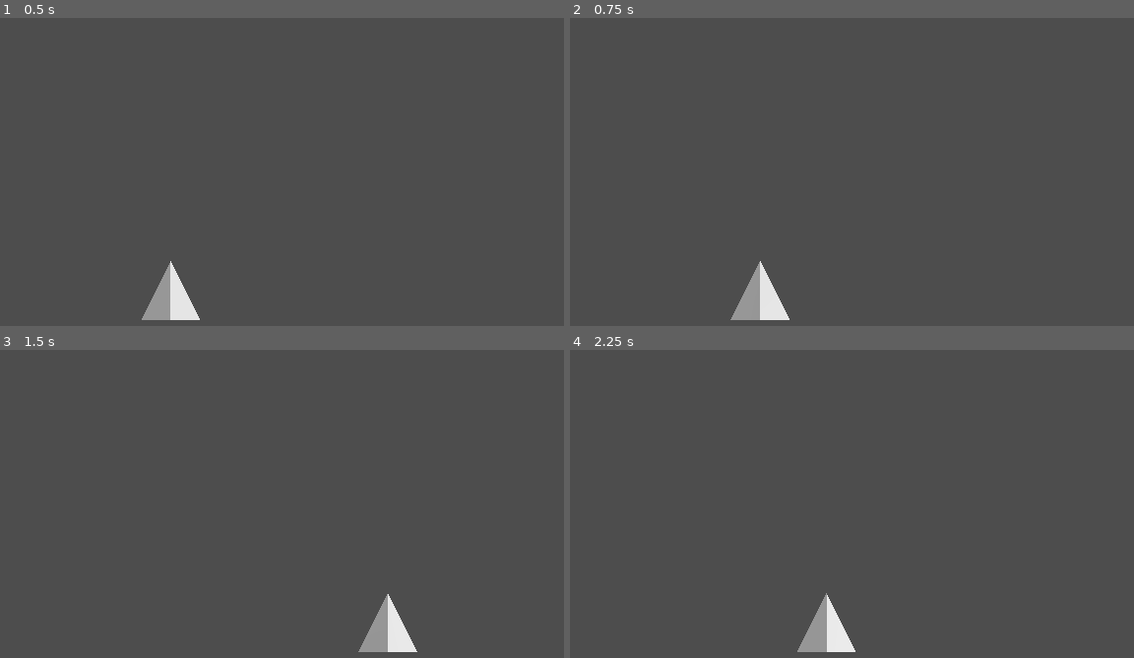
Above: before the commit, frames 1-4 (two rows, left to right).
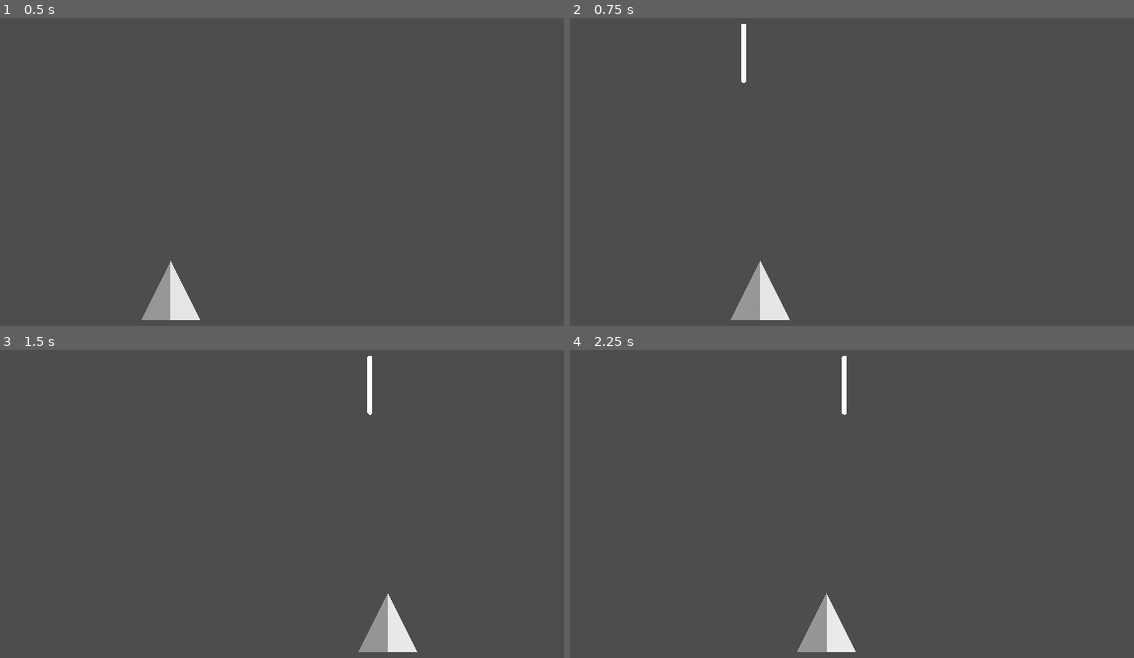
Above: after the commit, the same moments.

Repository: rsrasmu2/godot_test
Game: Godot game, scene res://scenes/main.tscn
Same seed, same stepped clock (60 frames per second), same inputs: the game is played once before the commit and once after it.
Inputs:
- Up to frame 1 (0.5 s): no input
- Up to frame 2 (0.75 s): tap Enter at 0.5 s; hold D (Right) from 0.53 s (still down); tap Space (Fire) at 0.6 s
- Up to frame 3 (1.5 s): release D (Right) at 1.28 s; hold A (Left) from 1.28 s (still down); tap Space (Fire) at 1.35 s
- Up to frame 4 (2.25 s): release A (Left) at 2.03 s; hold D (Right) from 2.03 s (still down); tap Space (Fire) at 2.1 s

Frame 1 is identical in both runs. In frame 2, 0.2% of the frame differs, in the area x 30-32%, y 1-22%; in frame 3, 0.2%; in frame 4, 0.2%.

Commit message:
Add bullets and begin making enemies

Diff:
--- a/project.godot
+++ b/project.godot
@@ -33,6 +33,12 @@
 ]
 }
 
+[layer_names]
+
+3d_physics/layer_1="Player"
+3d_physics/layer_2="Enemy"
+3d_physics/layer_3="Bullet"
+
 [physics]
 
 3d/physics_engine="Jolt Physics"
--- /dev/null
+++ b/scenes/background.tscn
@@ -0,0 +1,3 @@
+[gd_scene format=3 uid="uid://7f60y45gnsj2"]
+
+[node name="Background" type="Node3D"]
--- a/scenes/bullet.tscn
+++ b/scenes/bullet.tscn
@@ -1,15 +1,30 @@
-[gd_scene load_steps=3 format=3 uid="uid://c72qs1vcpdood"]
+[gd_scene load_steps=6 format=3 uid="uid://c72qs1vcpdood"]
 
+[ext_resource type="Script" uid="uid://c7r2gxjtaxq6h" path="res://scripts/bullet.gd" id="1_l5glv"]
 [ext_resource type="Script" uid="uid://di6uxq7ekkk2q" path="res://scripts/collision_damage.gd" id="1_mkf8s"]
+[ext_resource type="PackedScene" uid="uid://v7hreylvd83n" path="res://assets/sm_bullet.glb" id="1_y25gk"]
+[ext_resource type="Script" uid="uid://dr8t1nt8f852w" path="res://scripts/static_velocity.gd" id="4_eoqba"]
 
 [sub_resource type="BoxShape3D" id="BoxShape3D_y25gk"]
+size = Vector3(0.245, 2.03, 0.22)
 
 [node name="Bullet" type="Area3D"]
+collision_layer = 4
+collision_mask = 2
+script = ExtResource("1_l5glv")
 
 [node name="CollisionShape3D" type="CollisionShape3D" parent="."]
+transform = Transform3D(1, 0, 0, 0, 1, 0, 0, 0, 1, 0, 1.00694, 0)
 shape = SubResource("BoxShape3D_y25gk")
+
+[node name="sm_bullet2" parent="." instance=ExtResource("1_y25gk")]
+transform = Transform3D(1, 0, 0, 0, 1, 0, 0, 0, 1, 0, 1.00694, 0)
 
 [node name="CollisionDamage" type="Node" parent="."]
 script = ExtResource("1_mkf8s")
 
+[node name="StaticVelocity" type="Node" parent="." node_paths=PackedStringArray("to_move")]
+script = ExtResource("4_eoqba")
+to_move = NodePath("..")
+
 [connection signal="area_entered" from="." to="CollisionDamage" method="_on_bullet_area_entered"]
--- a/scenes/main.tscn
+++ b/scenes/main.tscn
@@ -1,6 +1,7 @@
-[gd_scene load_steps=2 format=3 uid="uid://c0q5xdhsa3hbd"]
+[gd_scene load_steps=3 format=3 uid="uid://c0q5xdhsa3hbd"]
 
 [ext_resource type="PackedScene" uid="uid://obfovxxh7km8" path="res://scenes/player.tscn" id="1_o5qli"]
+[ext_resource type="PackedScene" uid="uid://7f60y45gnsj2" path="res://scenes/background.tscn" id="2_0wfyh"]
 
 [node name="Main" type="Node"]
 
@@ -14,3 +15,7 @@
 
 [node name="DirectionalLight3D" type="DirectionalLight3D" parent="."]
 transform = Transform3D(0.894942, 0, 0.446182, -0.18624, 0.90872, 0.373555, -0.405455, -0.417407, 0.813252, 3.40398, 2.32426, 8.95281)
+
+[node name="Bullets" type="Node3D" parent="." groups=["Bullets"]]
+
+[node name="Background" parent="." instance=ExtResource("2_0wfyh")]
--- a/scenes/player.tscn
+++ b/scenes/player.tscn
@@ -1,17 +1,16 @@
-[gd_scene load_steps=9 format=3 uid="uid://obfovxxh7km8"]
+[gd_scene load_steps=7 format=3 uid="uid://obfovxxh7km8"]
 
-[ext_resource type="Script" uid="uid://cal1fwpt850k4" path="res://scripts/health.gd" id="1_3vyb7"]
 [ext_resource type="PackedScene" uid="uid://bb3ne3uwarxpj" path="res://assets/sm_player.glb" id="1_dqkch"]
 [ext_resource type="Script" uid="uid://dhdykqipogr47" path="res://scripts/player.gd" id="1_tuyoq"]
 [ext_resource type="Script" uid="uid://ccymnncvnx5j8" path="res://scripts/movement.gd" id="2_g2els"]
 [ext_resource type="Script" uid="uid://6n2cq4e60efr" path="res://scripts/player_controls.gd" id="3_qhqgy"]
-[ext_resource type="Script" uid="uid://caghjiy0fwx1f" path="res://scripts/shoot.gd" id="5_qlg0r"]
-[ext_resource type="PackedScene" uid="uid://c72qs1vcpdood" path="res://scenes/bullet.tscn" id="7_fjrip"]
+[ext_resource type="PackedScene" uid="uid://cyt2wmh8nrgap" path="res://scenes/shoot.tscn" id="5_qlg0r"]
 
 [sub_resource type="BoxShape3D" id="BoxShape3D_g2els"]
 size = Vector3(1, 1.505, 1.375)
 
 [node name="Player" type="Area3D"]
+collision_mask = 0
 script = ExtResource("1_tuyoq")
 
 [node name="CollisionShape3D" type="CollisionShape3D" parent="."]
@@ -20,17 +19,17 @@
 
 [node name="sm_player" parent="." instance=ExtResource("1_dqkch")]
 
-[node name="Health" type="Node" parent="."]
-script = ExtResource("1_3vyb7")
-
 [node name="Movement" type="Node" parent="." node_paths=PackedStringArray("to_move")]
 script = ExtResource("2_g2els")
 to_move = NodePath("..")
 
-[node name="PlayerControls" type="Node" parent="." node_paths=PackedStringArray("movement")]
+[node name="PlayerControls" type="Node" parent="." node_paths=PackedStringArray("movement", "shoot")]
 script = ExtResource("3_qhqgy")
 movement = NodePath("../Movement")
+shoot = NodePath("../Shoot")
 
-[node name="Shoot" type="Node" parent="."]
-script = ExtResource("5_qlg0r")
-bullet = ExtResource("7_fjrip")
+[node name="Shoot" parent="." node_paths=PackedStringArray("spawn_point") instance=ExtResource("5_qlg0r")]
+spawn_point = NodePath("../BulletSpawnPoint")
+
+[node name="BulletSpawnPoint" type="Node3D" parent="."]
+transform = Transform3D(1, 0, 0, 0, 1, 0, 0, 0, 1, 0, 1.20631, 0)
--- /dev/null
+++ b/scenes/shoot.tscn
@@ -0,0 +1,11 @@
+[gd_scene load_steps=2 format=3 uid="uid://cyt2wmh8nrgap"]
+
+[ext_resource type="Script" uid="uid://caghjiy0fwx1f" path="res://scripts/shoot.gd" id="1_wt6h8"]
+
+[node name="Shoot" type="Node"]
+script = ExtResource("1_wt6h8")
+
+[node name="Timer" type="Timer" parent="."]
+wait_time = 0.4
+
+[connection signal="timeout" from="Timer" to="." method="_on_timer_timeout"]
--- /dev/null
+++ b/scenes/vader.tscn
@@ -0,0 +1,28 @@
+[gd_scene load_steps=6 format=3 uid="uid://1g7tovcswqik"]
+
+[ext_resource type="PackedScene" uid="uid://bgpowy534gyup" path="res://assets/sm_vader.glb" id="1_ew5xg"]
+[ext_resource type="Script" uid="uid://cal1fwpt850k4" path="res://scripts/health.gd" id="2_w1woy"]
+[ext_resource type="Script" uid="uid://ccymnncvnx5j8" path="res://scripts/movement.gd" id="3_qq1o3"]
+[ext_resource type="Script" uid="uid://yt0q760agh7x" path="res://scripts/patrol_movement.gd" id="4_x8fas"]
+
+[sub_resource type="BoxShape3D" id="BoxShape3D_850t5"]
+size = Vector3(2.675, 3.03, 2.525)
+
+[node name="Vader" type="Area3D"]
+
+[node name="CollisionShape3D" type="CollisionShape3D" parent="."]
+transform = Transform3D(1, 0, 0, 0, 1, 0, 0, 0, 1, 0, 0.317746, 0)
+shape = SubResource("BoxShape3D_850t5")
+
+[node name="sm_vader" parent="." instance=ExtResource("1_ew5xg")]
+
+[node name="Health" type="Node" parent="."]
+script = ExtResource("2_w1woy")
+value = 1
+
+[node name="Movement" type="Node" parent="." node_paths=PackedStringArray("to_move")]
+script = ExtResource("3_qq1o3")
+to_move = NodePath("..")
+
+[node name="PatrolMovement" type="Node" parent="."]
+script = ExtResource("4_x8fas")
--- /dev/null
+++ b/scripts/bullet.gd
@@ -0,0 +1,5 @@
+class_name Bullet
+extends Area3D
+
+func init(direction) -> void:
+	$StaticVelocity.direction = direction
--- /dev/null
+++ b/scripts/patrol_movement.gd
@@ -0,0 +1,9 @@
+class_name PatrolMovement
+extends Node
+
+@export var left_bounds: float = -12
+@export var right_bounds: float = 12
+@export var mover: Node3D
+@export var movement: Movement
+
+func _process(delta: float) -> void:
--- a/scripts/player.gd
+++ b/scripts/player.gd
@@ -1,5 +1,2 @@
 class_name Player
 extends Area3D
-
-func take_damage(damage: int):
-	print("Ouch")
--- a/scripts/player_controls.gd
+++ b/scripts/player_controls.gd
@@ -2,6 +2,7 @@
 extends Node
 
 @export var movement: Movement
+@export var shoot: Shoot
 
 func _process(_delta: float) -> void:
 	var direction = 0
@@ -11,4 +12,9 @@
 	if Input.is_action_pressed("Right"):
 		direction += 1
 
+	if Input.is_action_just_pressed("Fire"):
+		shoot.start_shoot()
+	elif Input.is_action_just_released("Fire"):
+		shoot.end_shoot()
+
 	movement.direction = direction
--- a/scripts/shoot.gd
+++ b/scripts/shoot.gd
@@ -1,7 +1,28 @@
 class_name Shoot
 extends Node
 
-@export var bullet: PackedScene
+const bullet_scene = preload("res://scenes/bullet.tscn")
 
-func try_shoot():
-	bullet.instantiate()
+@export var direction: float = 1
+@export var cooldown: float = 0.3
+@export var spawn_point: Node3D
+
+func _ready() -> void:
+	$Timer.wait_time = cooldown
+
+func start_shoot() -> void:
+	fire()
+	$Timer.start()
+
+func end_shoot() -> void:
+	$Timer.stop()
+
+func _on_timer_timeout() -> void:
+	fire()
+
+func fire() -> void:
+	var bullet = bullet_scene.instantiate()
+	bullet.position = spawn_point.global_position
+	bullet.rotation = spawn_point.global_rotation
+	bullet.init(direction)
+	get_tree().get_nodes_in_group("Bullets")[0].add_child(bullet)
--- /dev/null
+++ b/scripts/static_velocity.gd
@@ -0,0 +1,10 @@
+class_name StaticVelocity
+extends Node
+
+@export var to_move: Node3D
+@export var speed: float = 50
+
+var direction: float = 0
+
+func _process(delta: float) -> void:
+	to_move.position.y += speed * direction * delta
Not shown, added: scripts/bullet.gd.uid
Not shown, added: scripts/patrol_movement.gd.uid
Not shown, added: scripts/static_velocity.gd.uid
